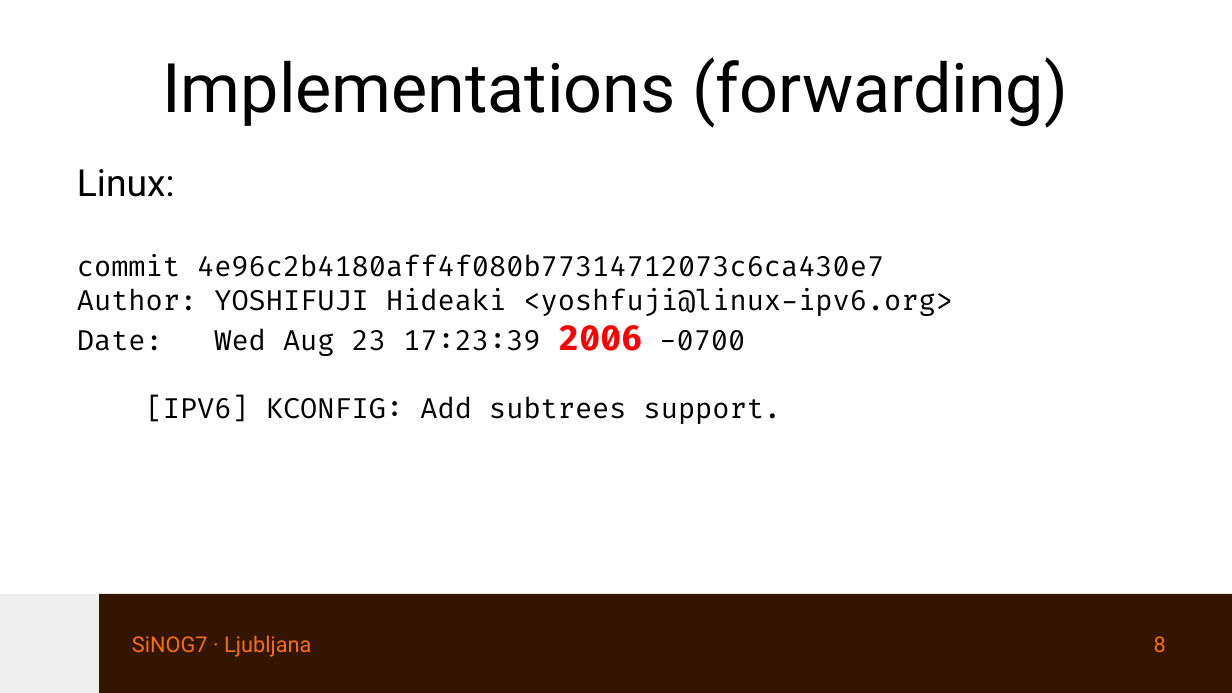
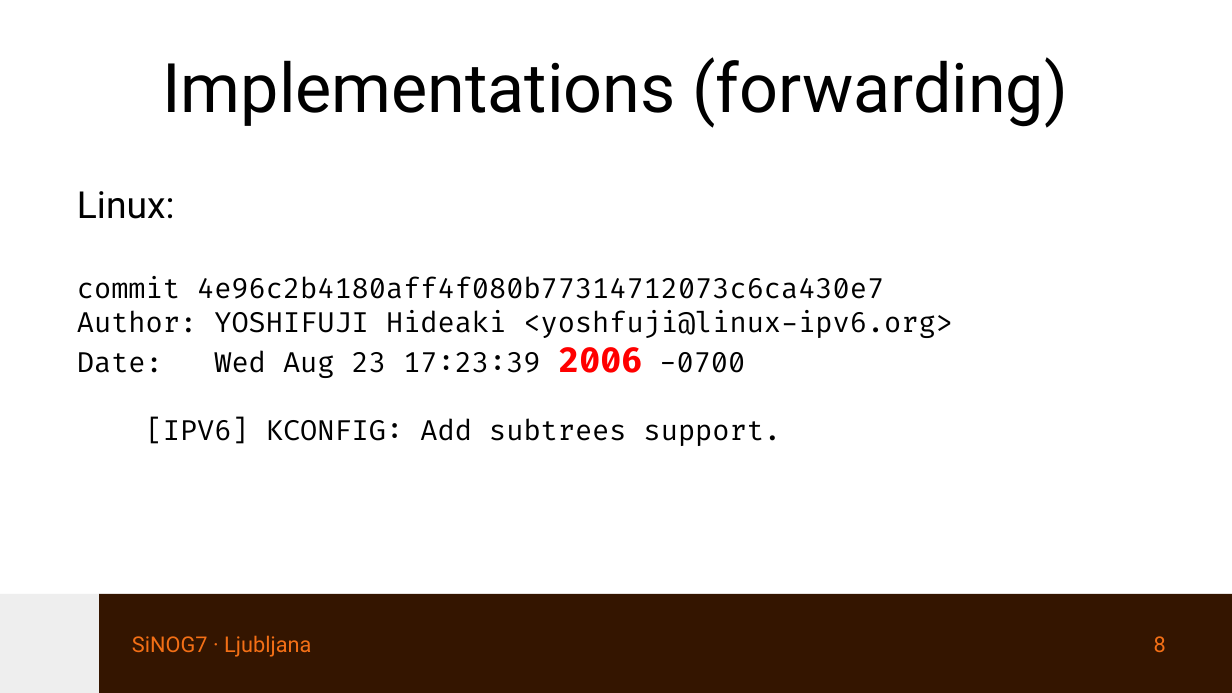
Before and after one commit to eqvinox/rtgwg-dst-src-routing, a slide deck: slide 8 of ietf121-rtgwg-dst-src-routing.odp. Drawn at 1232x693 pixels with LibreOffice and Linux fonts; fonts in the diff are those of the drawing. Boxes give left, top, right and bottom in pixels: in the first picture for what was removed or moved away, otherwise in the second. Text is boxed around its words. In the diff, an @@ line names an element or a change of style, - is before the commit and + after.

```diff
--- a/ietf121-rtgwg-dst-src-routing.odp
+++ b/ietf121-rtgwg-dst-src-routing.odp
@@ text "Linux:": place and size @@
-text "Linux:" at <box>77,169,953,424</box>
+text "Linux:" at <box>77,191,953,446</box>
```
Also in this commit, not shown: 9 other slides changed, 1 other file.
